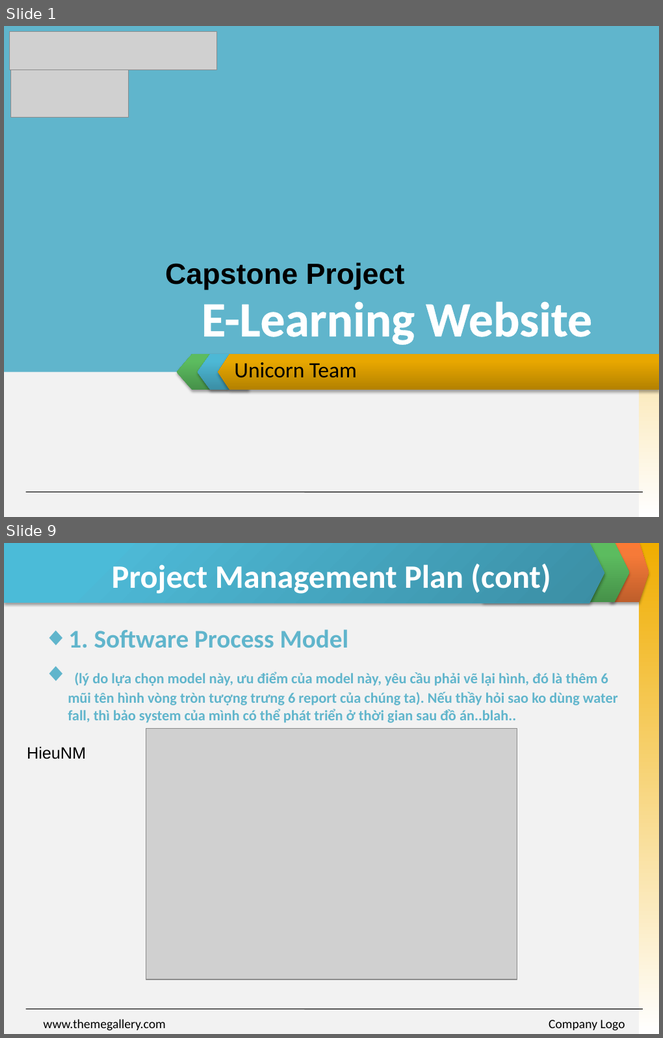
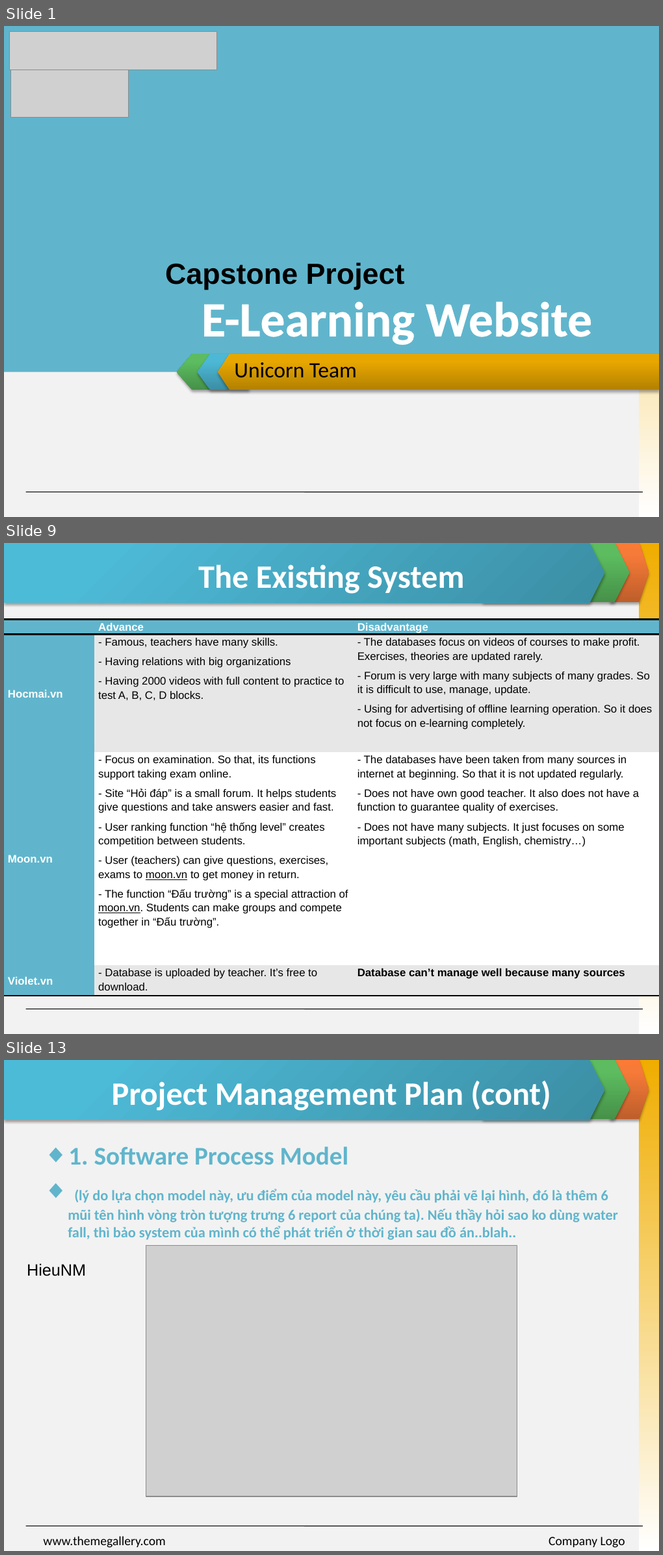
Before and after one commit to skyview059/e-learning-website, a slide deck: Document/Final report/Slide Present E-Learning.pptx. Shown one above the other, each under a label of ours: slides 1 and 9 before the commit, slides 1, 9 and 13 after it; the slides between them are not shown. The pictures are 663x1038 and 663x1555 pixels, drawn with LibreOffice and Linux fonts; fonts in the diff are those of the drawing; grey boxes stand for pictures. Boxes give left, top, right and bottom in pixels: in the first picture for what was removed or moved away, otherwise in the second. Text is boxed around its words. In the diff, an @@ line names an element or a change of style, - is before the commit and + after.

```diff
--- a/Document/Final report/Slide Present E-Learning.pptx
+++ b/Document/Final report/Slide Present E-Learning.pptx
@@ slide 9 added at (4, 543, 659, 1034), background #F2F2F2; not listed: 5 template elements that a slide beside it also shows @@
@@ title added at (198, 564, 464, 594), 36 pt, text #FFFFFF, bold @@
+The Existing System
@@ table added at (4, 620, 659, 997), 4 rows, 3 columns @@
+ | Advance | Disadvantage
+Hocmai.vn | - Famous, teachers have many skills. / - Having relations with big organizations / - Having 2000 videos with full content to practice to test A, B, C, D blocks. | - The databases focus on videos of courses to make profit. Exercises, theories are updated rarely. / - Forum is very large with many subjects of many grades. So it is difficult to use, manage, update. / - Using for advertising of offline learning operation. So it does not focus on e-learning completely.
+Moon.vn | - Focus on examination. So that, its functions support taking exam online. / - Site “Hỏi đáp” is a small forum. It helps students give questions and take answers easier and fast. / - User ranking function “hệ thống level” creates competition between students. / - User (teachers) can give questions, exercises, exams to moon.vn to get money in return. / - The function “Đấu trường” is a special attraction of moon.vn. Students can make groups and compete together in “Đấu trường”. | - The databases have been taken from many sources in internet at beginning. So that it is not updated regularly. / - Does not have own good teacher. It also does not have a function to guarantee quality of exercises. / - Does not have many subjects. It just focuses on some important subjects (math, English, chemistry…)
+Violet.vn | - Database is uploaded by teacher. It’s free to download. | Database can’t manage well because many sources
@@ what was slide 9 is now slide 13 @@
```
Also in this commit, not shown: 4 slides changed, 6 other slides added, 3 slides removed.
